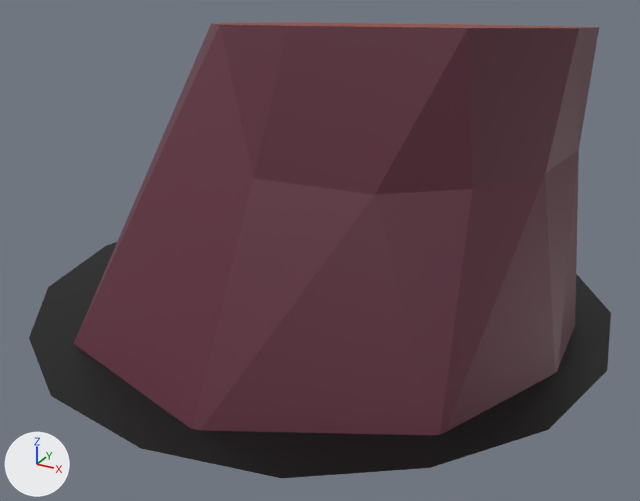
What one commit did to the FBX model Projekt Unity/TowerDefense/Assets/Modele/EpokaKamienia/FBX/Otoczenie/Pien1.fbx.
One viewpoint serves both versions: a 50 mm lens placed at (1.56, -2.85, 1.64), pointed at (0.06, -0.12, 0.28). The lights are fixed; the arrows at lower left show +X, +Y and +Z.
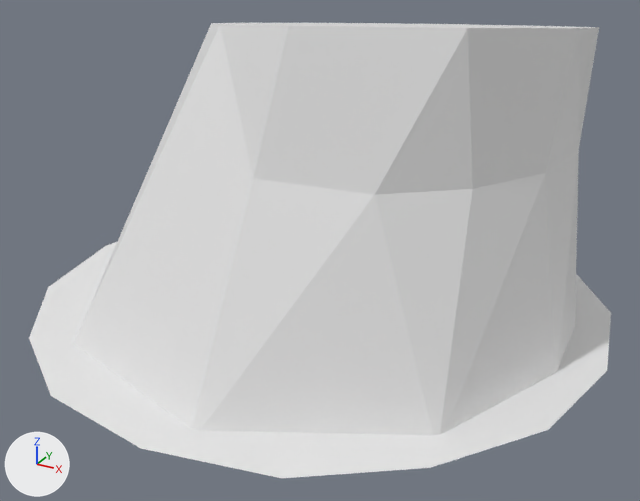
The newer file is also rescaled (x0.5), turned or shifted as a whole; pictures and numbers use the older file's frame.

The edits, one by one:
me_plane_017 has 48 vertices, 38 faces and spans x -1.14..1.14, y -1.15..1.14, z -0.05..1.19.
me_plane_017 is used by ob_plane_017; location (0.0, 0.0, 0.0).
me_plane_017 part 1: all 4 faces that had it switch from mat_cien (black #000000) to no material.
me_plane_017 part 2: all 33 faces that had it switch from mat_trzon2 (brown #5f2b3c) to no material.
me_plane_017 part 3: all 1 face that had it switch from mat_trzon1 (brown #8f331c) to no material.

Changed parts and their boxes [x1, y1, x2, y2] in the pictures (640 x 501 px):
part 1 of me_plane_017, recoloured (black to white)
    both: [29, 242, 611, 478]
part 2 of me_plane_017, recoloured (brown to white)
    both: [74, 24, 599, 435]
part 3 of me_plane_017, recoloured (brown to white)
    both: [211, 23, 597, 28]
